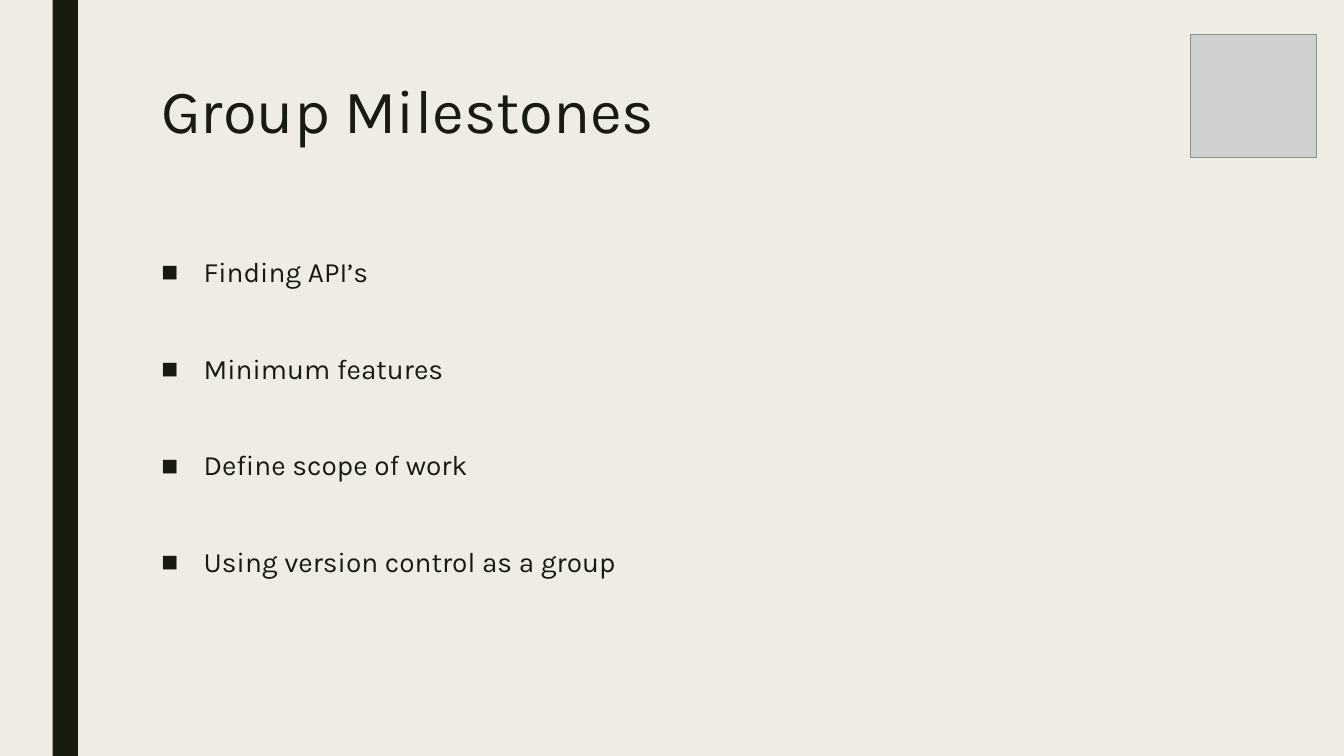
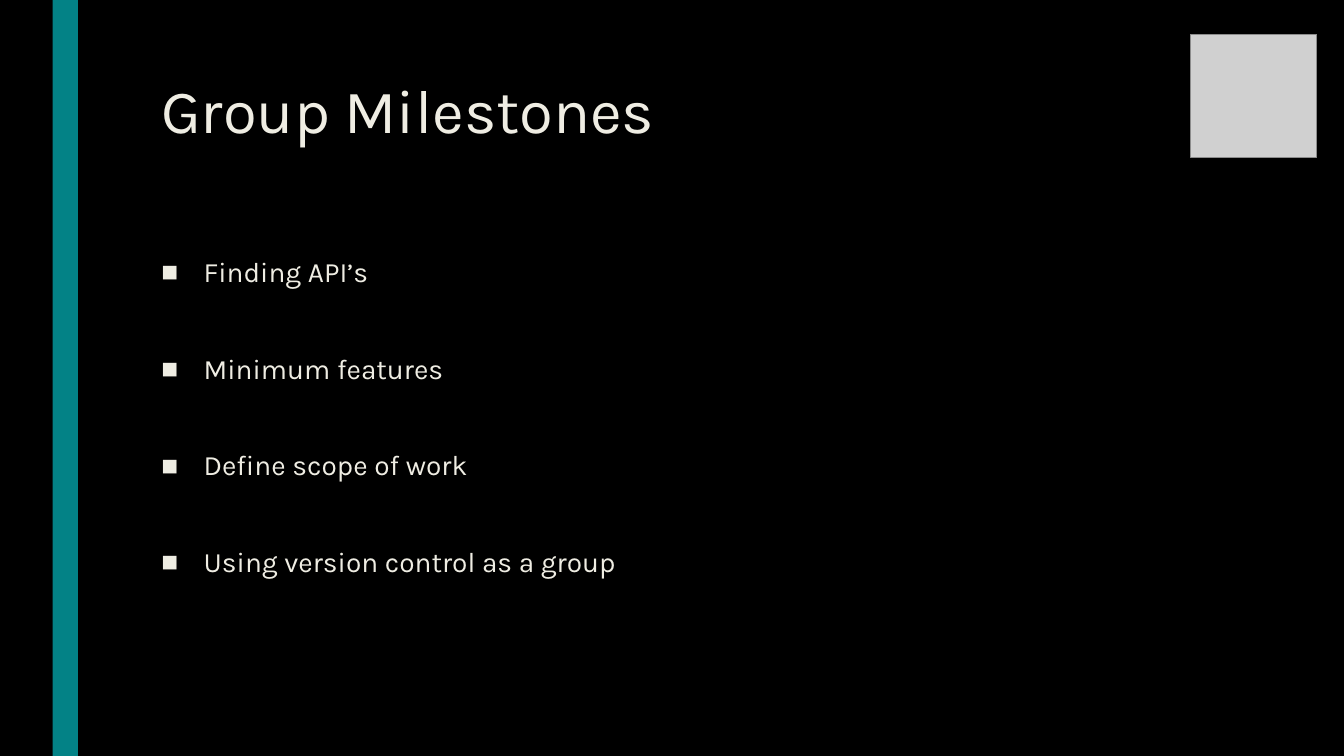
Before and after one commit to codeDeck-Learning-Tools/codeDeck, a slide deck: slide 11 of powerpoint/codeDeck2.pptx. Drawn at 1344x756 pixels with LibreOffice and Linux fonts; fonts in the diff are those of the drawing; grey boxes stand for pictures. Boxes give left, top, right and bottom in pixels: in the first picture for what was removed or moved away, otherwise in the second. Text is boxed around its words. In the diff, an @@ line names an element or a change of style, - is before the commit and + after.

Commit message:
modify powerpoint background

```diff
--- a/powerpoint/codeDeck2.pptx
+++ b/powerpoint/codeDeck2.pptx
@@ background #EFEDE3 to #000000 @@
@@ rectangle at <box>52,0,78,756</box>: fill #191B0E to #038286 @@
@@ title "Group Milestones" at <box>161,90,655,148</box>: text colour #191B0E to #EFEDE3 @@
@@ text "Finding API’s" at <box>204,262,616,579</box>: text colour #191B0E to #EFEDE3 @@
```
Also in this commit, not shown: 10 other slides changed.
